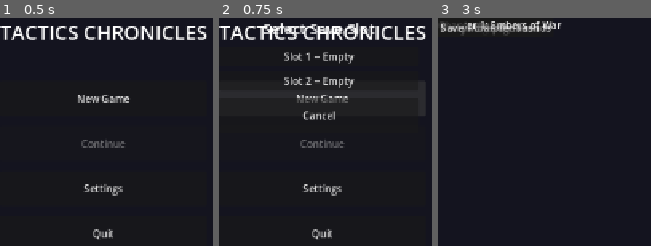
Above: before the commit, frames 1-3 (left to right).
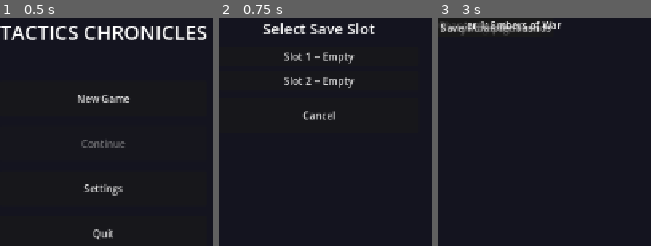
Above: after the commit, the same moments.

Repository: GetFunctMaddMatt/Claude
Game: Godot game, scene res://scenes/MainMenu.tscn
The game is run twice, just before and just after one commit, with the same random seed, the same clock (stepped at 60 frames per second) and the same inputs.
Inputs (mouse positions are in pixels of both pictures, inside the frame that each line leads up to):
- Up to frame 1 (0.5 s): no input
- Up to frame 2 (0.75 s): click "New Game" at 0.5 s
- Up to frame 3 (3 s): click (542, 97) at 1.25 s, where only the run before the commit has a clickable "New Game"; click "New Game" at 2 s; click "Slot 1 -- Empty" at 2.75 s

Frame 1 is identical in both runs. In frame 2, 4.9% of the frame differs, in the area x 0-98%, y 3-98%; in frame 3, nothing differs.

Commit message:
Hide main menu buttons when save select opens, restore on cancel
https://claude.ai/code/session_0114YNvNtyu3wud3TocobKKq

Diff:
--- a/tactics_chronicles/scripts/ui/MainMenu.gd
+++ b/tactics_chronicles/scripts/ui/MainMenu.gd
@@ -7,6 +7,7 @@
 @onready var quit_btn:      Button  = $Center/VBox/QuitBtn
 @onready var save_select:   Control = $SaveSelect
 @onready var version_label: Label   = $VersionLabel
+@onready var main_center:   Control = $Center
 
 func _ready() -> void:
 	new_game_btn.pressed.connect(_on_new_game)
@@ -15,7 +16,16 @@
 	quit_btn.pressed.connect(_on_quit)
 	version_label.text = "v0.1.0-dev"
 	save_select.slot_confirmed.connect(_on_slot_confirmed)
+	save_select.cancelled.connect(_show_main_menu)
 	_check_saves()
+
+func _show_main_menu() -> void:
+	main_center.visible = true
+	version_label.visible = true
+
+func _hide_main_menu() -> void:
+	main_center.visible = false
+	version_label.visible = false
 
 func _on_slot_confirmed(slot: int) -> void:
 	if save_select._mode == SaveSelect.Mode.NEW_GAME:
@@ -31,9 +41,11 @@
 			break
 
 func _on_new_game() -> void:
+	_hide_main_menu()
 	save_select.open_for_new_game()
 
 func _on_continue() -> void:
+	_hide_main_menu()
 	save_select.open_for_load()
 
 func _on_settings() -> void:
